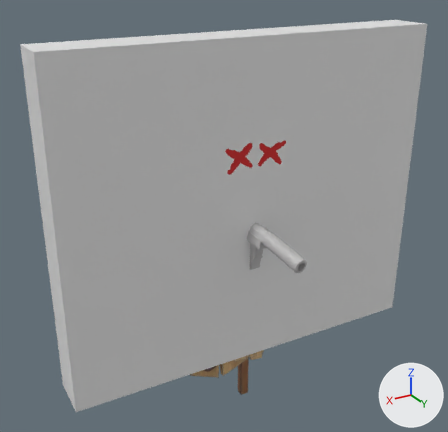
The glTF model assets/Target (17).glb, before and after one commit.
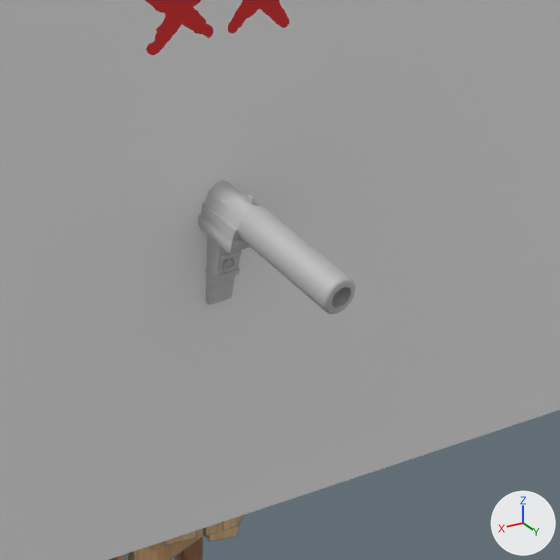
There are two pictures of each version: one whole from a 50 mm lens placed at (-6.66, -88.74, 6.89), pointed at (-8.55, -91.89, 5.32), one close up on the part from 38% to 86% of the width and 36% to 85% of the height. The lights are fixed; the arrows at lower right show +X, +Y and +Z. Where no turn or scale is listed for an object, it has been applied to the vertices.

In view in the first close-up: 'BanditDynamite', 'BanditRevolver', 'Cube', 'Dead.001', 'old_stylized_agent_pistol_handpainted'.
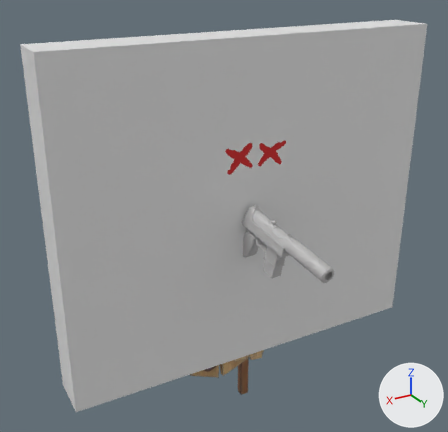
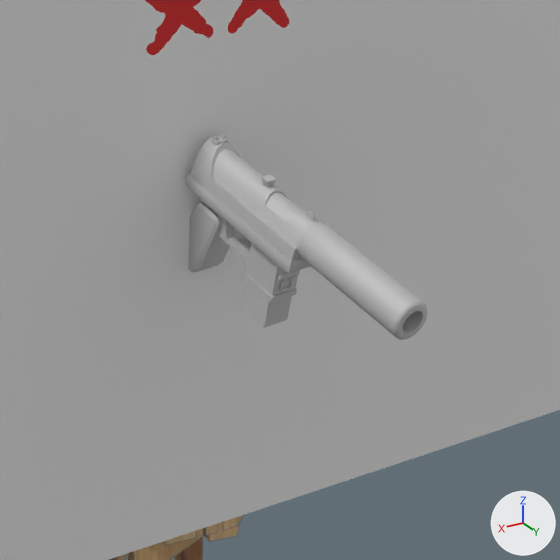
What differs and where, as boxes [x1, y1, x2, y2] in the close-ups (560 x 560 px):
'old_stylized_agent_pistol_handpainted', moved
    before: [198, 181, 356, 314]
    after: [185, 135, 428, 340]

The change, as a diff of the scene's bpy script:
```diff
--- a/assets/Target (17).glb.py
+++ b/assets/Target (17).glb.py
@@ ob_old_stylized_agent_pistol_handpainted @@
 ob_old_stylized_agent_pistol_handpainted = bpy.data.objects.new('old_stylized_agent_pistol_handpainted', me_old_stylized_agent_pistol_handpainted)
-ob_old_stylized_agent_pistol_handpainted.location = (-8.745, -92.081, 5.082)
+ob_old_stylized_agent_pistol_handpainted.location = (-8.715, -91.798, 5.159)
```
